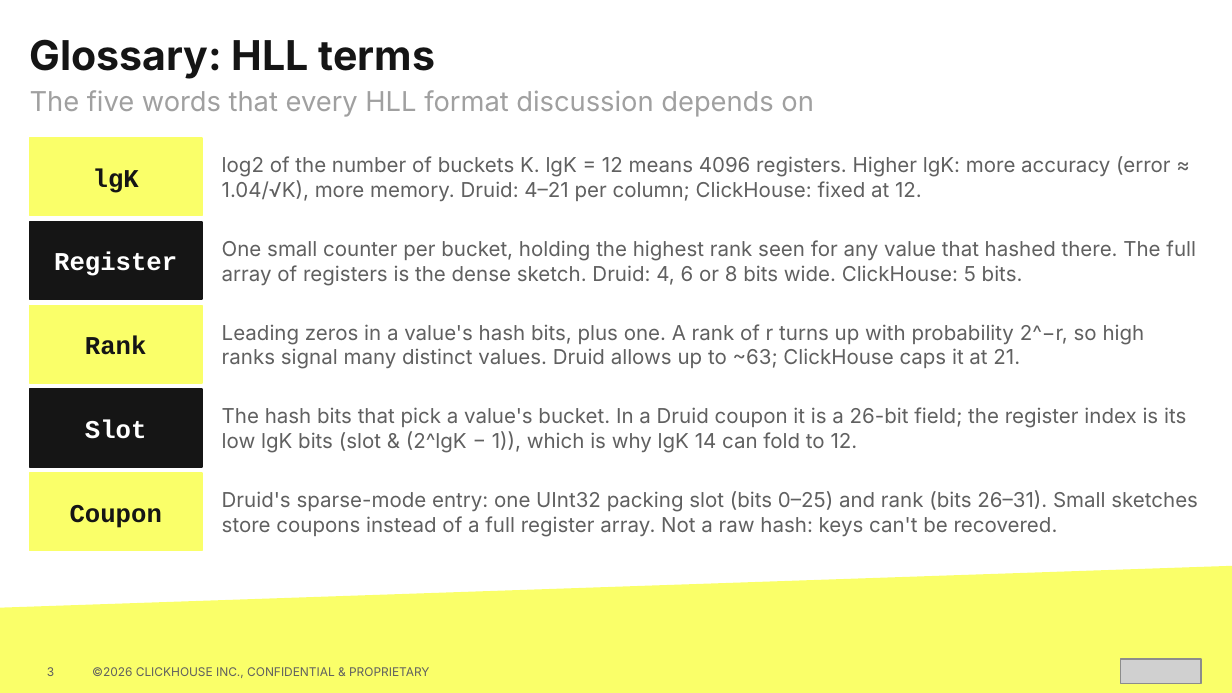
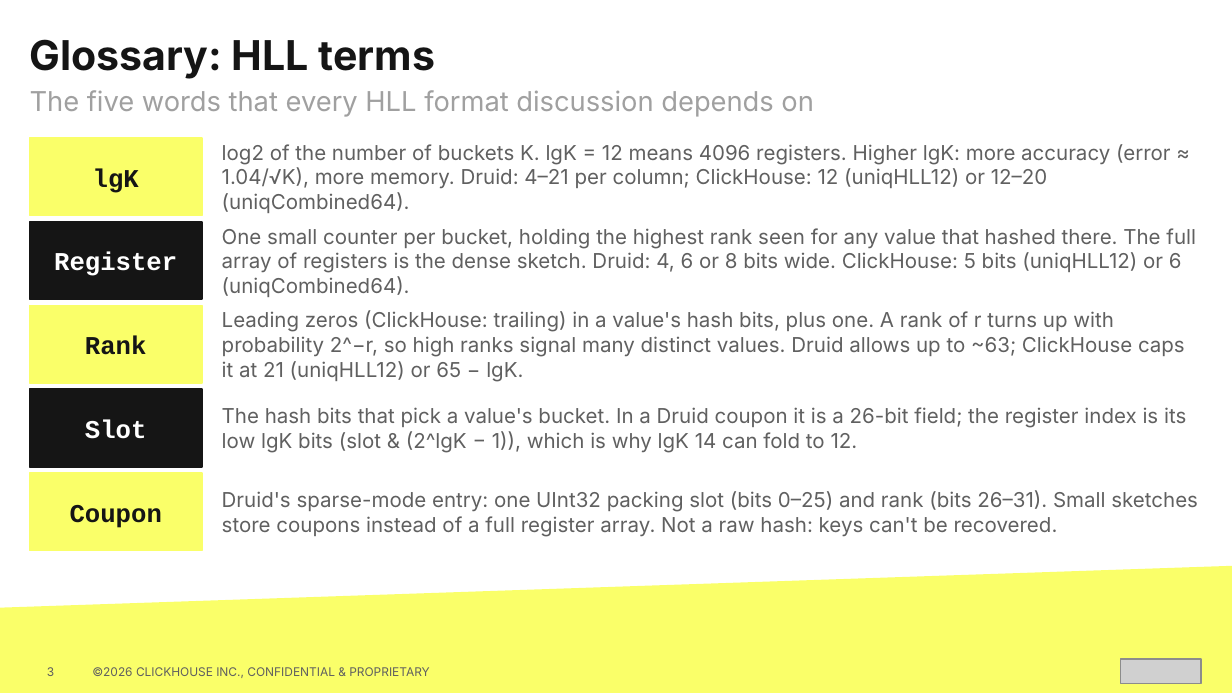
Before and after one commit to hellmarbecker/druid-sketches-migration, a slide deck: slide 3 of presentations/druid-sketches-migration.pptx. Drawn at 1232x693 pixels with LibreOffice and Linux fonts; fonts in the diff are those of the drawing; grey boxes stand for pictures. Boxes give left, top, right and bottom in pixels: in the first picture for what was removed or moved away, otherwise in the second. Text is boxed around its words. In the diff, an @@ line names an element or a change of style, - is before the commit and + after.

```diff
--- a/presentations/druid-sketches-migration.pptx
+++ b/presentations/druid-sketches-migration.pptx
@@ text at box(222, 144, 1171, 213): text changed @@
-log2 of the number of buckets K. lgK = 12 means 4096 registers. Higher lgK: more accuracy (error ≈ 1.04/√K), more memory. Druid: 4–21 per column; ClickHouse: fixed at 12.
+log2 of the number of buckets K. lgK = 12 means 4096 registers. Higher lgK: more accuracy (error ≈ 1.04/√K), more memory. Druid: 4–21 per column; ClickHouse: 12 (uniqHLL12) or 12–20 (uniqCombined64).
@@ text at box(222, 228, 1196, 297): text changed @@
-One small counter per bucket, holding the highest rank seen for any value that hashed there. The full array of registers is the dense sketch. Druid: 4, 6 or 8 bits wide. ClickHouse: 5 bits.
+One small counter per bucket, holding the highest rank seen for any value that hashed there. The full array of registers is the dense sketch. Druid: 4, 6 or 8 bits wide. ClickHouse: 5 bits (uniqHLL12) or 6 (uniqCombined64).
@@ text at box(222, 310, 1185, 382): text changed @@
-Leading zeros in a value's hash bits, plus one. A rank of r turns up with probability 2^−r, so high ranks signal many distinct values. Druid allows up to ~63; ClickHouse caps it at 21.
+Leading zeros (ClickHouse: trailing) in a value's hash bits, plus one. A rank of r turns up with probability 2^−r, so high ranks signal many distinct values. Druid allows up to ~63; ClickHouse caps it at 21 (uniqHLL12) or 65 − lgK.
```
Also in this commit, not shown: 19 other slides changed.
